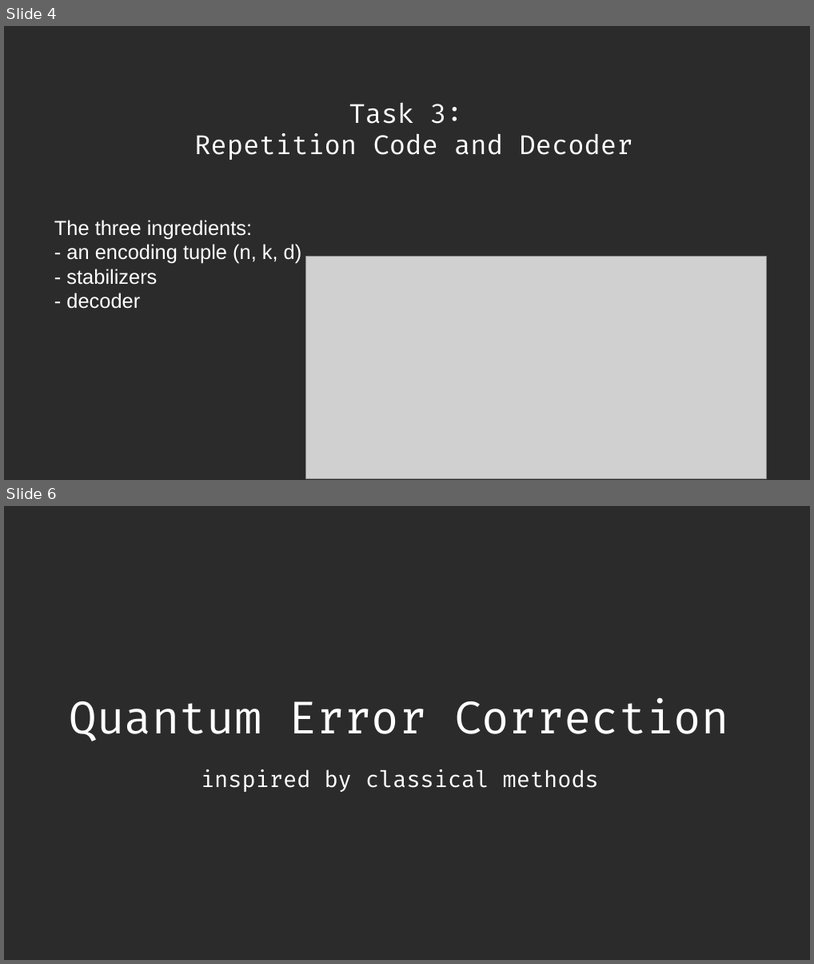
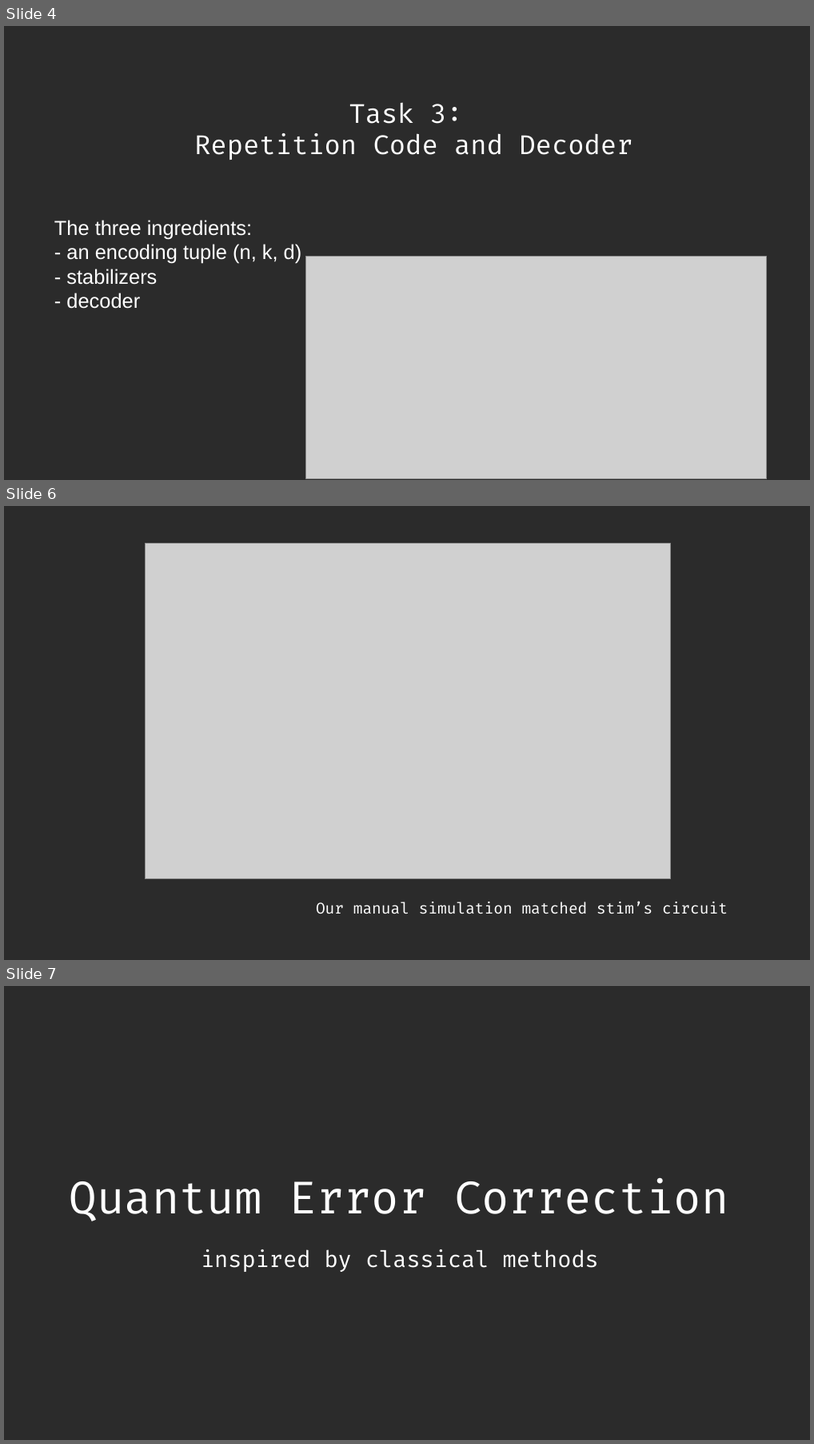
Before and after one commit to DanieleSalvi2810/QPFL_Hackathon_2026_Alice_and_Bob_Quantum_Icing, a slide deck: team-quantum_icing/presentation.odp. Shown one above the other, each under a label of ours: slides 4 and 6 before the commit, slides 4, 6 and 7 after it; the slides between them are not shown. The pictures are 814x964 and 814x1444 pixels, drawn with LibreOffice and Linux fonts; fonts in the diff are those of the drawing; grey boxes stand for pictures; background and template pictures are left out; a plain dark background stands for a picture behind light text. Boxes give left, top, right and bottom in pixels: in the first picture for what was removed or moved away, otherwise in the second. Text is boxed around its words. In the diff, an @@ line names an element or a change of style, - is before the commit and + after.

```diff
--- a/team-quantum_icing/presentation.odp
+++ b/team-quantum_icing/presentation.odp
@@ slide 6 added at bbox=[4, 506, 810, 960], background picture (left out) @@
@@ picture added at bbox=[146, 544, 671, 879] @@
@@ text added at bbox=[316, 901, 728, 914], 15 pt, text #FFFFFF @@
+Our manual simulation matched stim’s circuit
@@ what was slide 6 is now slide 7 @@
```
Also in this commit, not shown: 9 slides changed, 5 other slides added.
